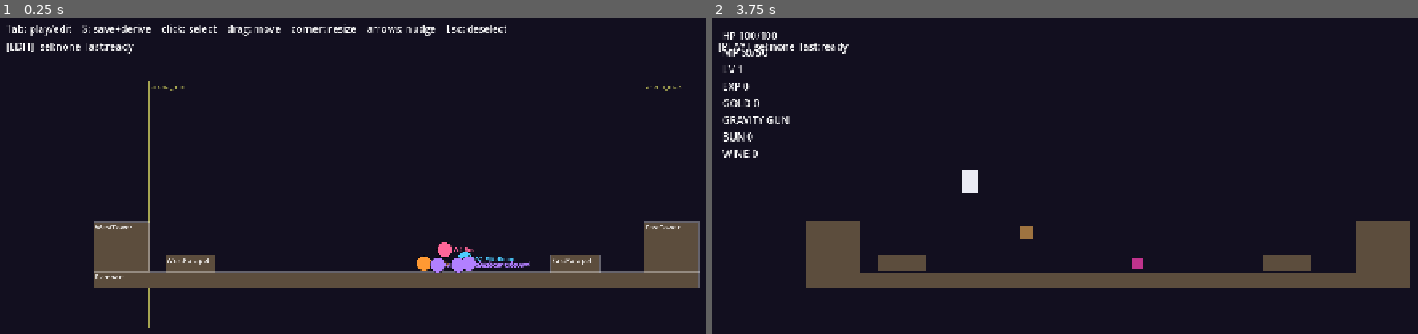
Above: before the commit, frames 1-2 (left to right).
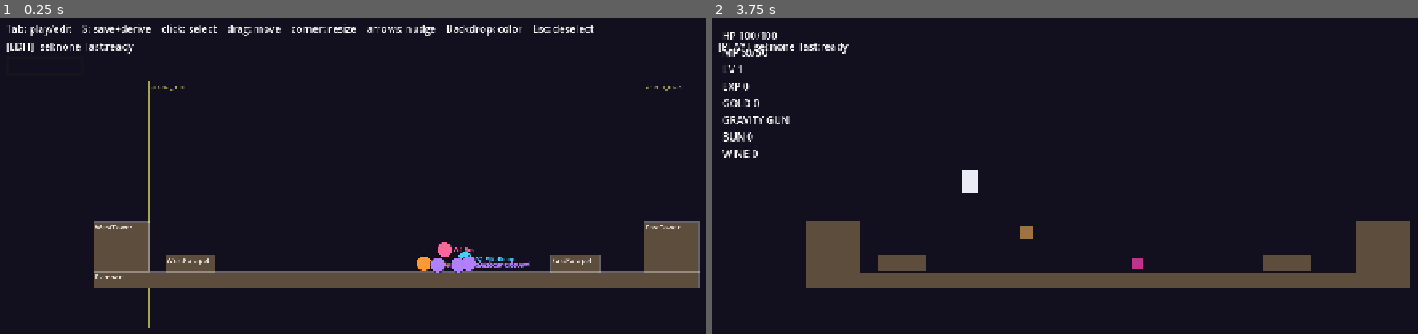
Above: after the commit, the same moments.

Repository: aigengame/godot-agent
Game: Godot game, scene res://scenes/editor.tscn
Same seed, same stepped clock (60 frames per second), same inputs: the game is played once before the commit and once after it. This scene is started directly instead of the project's main scene.
Inputs (mouse positions are in pixels of both pictures, inside the frame that each line leads up to):
- Up to frame 1 (0.25 s): no input
- Up to frame 2 (3.75 s): tap Enter (retry) every 0.75 s from 0.5 to 3.5 s; move the mouse to (1283, 217) at 0.52 s; hold Right (move_right) 0.53-1.25 s; tap R (drink_wine) at 0.6 s; click (1283, 217) at 0.67 s; tap Space (jump) at 0.77 s; drag from (944, 261) to (1065, 327) at 1.27 s; move the mouse to (1185, 141) at 2.02 s; hold Right (move_right) 2.03-2.75 s; tap J (fire) at 2.1 s; drag from (1065, 327) to (867, 172) at 2.77 s; move the mouse to (1347, 305) at 3.52 s; hold Left (move_left) from 3.53 s (still down); tap Tab at 3.6 s

The runs differ from the first frame. In frame 1, 0.3% of the frame differs, in the area x 63-85%, y 2-6%; in frame 2, nothing differs.

Commit message:
feat(panda-adventure): backdrop direct-manipulation via built-in color picker (#438)
Review finding 2 (spec): the backdrop was model-editable but unreachable from
the editor UI. Add an Overlay ColorPickerButton (Godot's built-in picker) bound
to the level authority's background_color: live-applied as the clear color (the
editor is the preview), saved through the same model/save/derive path as every
spatial edit, hidden during play mode. Help text updated. The round-trip seam
now also asserts the backdrop edit on the JSON authority and the derived .tres.

Co-Authored-By: Claude Fable 5 <noreply@anthropic.com>

Diff:
--- a/examples/platformer/panda-adventure/scenes/editor.tscn
+++ b/examples/platformer/panda-adventure/scenes/editor.tscn
@@ -16,9 +16,16 @@
 [node name="Help" type="Label" parent="Overlay" unique_id=1972067865]
 offset_left = 16.0
 offset_top = 12.0
-text = "Tab: play/edit    S: save+derive    click: select    drag: move    corner: resize    arrows: nudge    Esc: deselect"
+text = "Tab: play/edit    S: save+derive    click: select    drag: move    corner: resize    arrows: nudge    Backdrop: color    Esc: deselect"
 
 [node name="Status" type="Label" parent="Overlay" unique_id=1336018156]
 offset_left = 16.0
 offset_top = 40.0
 text = "[EDIT]"
+
+[node name="BackdropColor" type="ColorPickerButton" parent="Overlay" unique_id=1335363151]
+offset_left = 16.0
+offset_top = 68.0
+offset_right = 140.0
+offset_bottom = 96.0
+text = "Backdrop "
--- a/examples/platformer/panda-adventure/src/editor/editor_controller.gd
+++ b/examples/platformer/panda-adventure/src/editor/editor_controller.gd
@@ -6,8 +6,9 @@
 ## game's default entry (main.tscn) is untouched. It loads Level 1's JSON
 ## authorities for editing (EditorLevelModel), lets a human directly manipulate
 ## the spatial content — platform segments (move + resize), the Arena interval
-## (drag its bounds), the backdrop, and the Wave/Spawn roster positions (drag the
-## markers) — SAVES by writing ONLY the JSON authority, re-derives the Resources
+## (drag its bounds), the backdrop (the overlay's Backdrop color picker,
+## live-applied), and the Wave/Spawn roster positions (drag the markers) — SAVES
+## by writing ONLY the JSON authority, re-derives the Resources
 ## through the ONE Python builder (EditorBuilder -> scripts/build_config.py, never
 ## a GDScript re-derivation), and switches instantly between edit and play by
 ## instancing the game's own level flow (main.tscn) against the freshly derived
@@ -76,6 +77,7 @@
 @onready var _play_host: Node = $PlayHost
 @onready var _overlay_status: Label = $Overlay/Status
 @onready var _overlay_help: Label = $Overlay/Help
+@onready var _backdrop_button: ColorPickerButton = $Overlay/BackdropColor
 
 
 func _ready() -> void:
@@ -94,6 +96,12 @@
 		push_error("EditorController: could not load Level 1 JSON authorities.")
 		return
 	RenderingServer.set_default_clear_color(_model.get_background_color())
+	# The backdrop's direct-manipulation channel (gADR-0012 scope): its one
+	# authored property is the level authority's background_color, edited through
+	# Godot's built-in picker — live-applied to the clear color, saved through the
+	# same model/save path as every spatial edit. Numeric forms remain #441.
+	_backdrop_button.color = _model.get_background_color()
+	_backdrop_button.color_changed.connect(_on_backdrop_color_changed)
 	_set_status()
 	queue_redraw()
 	GameLogScript.emit("info", "editor_ready", {
@@ -191,6 +199,16 @@
 func _end_drag() -> void:
 	_dragging = false
 	_active = _none()
+
+
+## The backdrop edit (gADR-0012): Godot's built-in picker writes the level
+## authority's background_color through the model (same save path as a drag)
+## and live-applies it as the clear color — the editor IS the preview.
+func _on_backdrop_color_changed(color: Color) -> void:
+	_model.set_background_color(color)
+	RenderingServer.set_default_clear_color(color)
+	last_action = "edit:backdrop"
+	_set_status()
 
 
 func _arrow_delta(keycode: int) -> Vector2:
@@ -308,6 +326,7 @@
 	_play_host.add_child(_play_instance)
 	is_playing = true
 	_overlay_help.visible = false
+	_backdrop_button.visible = false
 	queue_redraw()
 	_set_status()
 	GameLogScript.emit("info", "editor_play_entered", {})
@@ -319,6 +338,7 @@
 		_play_instance = null
 	is_playing = false
 	_overlay_help.visible = true
+	_backdrop_button.visible = true
 	# The play instance freed its Player Camera2D; restore the editor framing and
 	# the backdrop the game's LevelController overwrote.
 	_editor_camera.make_current()
--- a/examples/platformer/panda-adventure/tests/gdscript/test_editor_roundtrip.gd
+++ b/examples/platformer/panda-adventure/tests/gdscript/test_editor_roundtrip.gd
@@ -44,10 +44,14 @@
 	var seg_size: Vector2 = model.get_platform_size(0) + Vector2(32.0, 0.0)
 	var arena_min: float = model.get_arena_min_x() + 16.0
 	var spawn_pos: Vector2 = model.get_spawn_position(0, 0) + Vector2(48.0, -16.0)
+	# The backdrop edit (the picker channel). Power-of-two components represent
+	# exactly in float32 AND JSON, so it round-trips with plain equality.
+	var backdrop := Color(0.25, 0.5, 0.75, 1.0)
 	model.set_platform_center(0, seg_center)
 	model.set_platform_size(0, seg_size)
 	model.set_arena_min_x(arena_min)
 	model.set_spawn_position(0, 0, spawn_pos)
+	model.set_background_color(backdrop)
 	if not model.dirty:
 		_fail("model must be dirty after edits")
 		return
@@ -81,6 +85,9 @@
 	if reloaded.get_spawn_position(0, 0) != spawn_pos:
 		_fail("JSON spawn position not persisted")
 		return
+	if reloaded.get_background_color() != backdrop:
+		_fail("JSON backdrop color not persisted: %s" % [reloaded.get_background_color()])
+		return
 
 	# --- the DERIVED Resources carry the edit (proof the builder actually ran).
 	var level: Resource = load(LEVEL_TRES)
@@ -96,6 +103,9 @@
 	if level.arena_min_x != arena_min:
 		_fail("derived .tres arena_min stale")
 		return
+	if level.background_color != backdrop:
+		_fail("derived .tres backdrop stale: %s" % [level.background_color])
+		return
 	var schedule: Resource = load(SCHEDULE_TRES)
 	if schedule == null:
 		_fail("derived wave_schedule.tres missing")
Not shown, changed: examples/platformer/panda-adventure/tests/test_editor_roundtrip_seam.py
